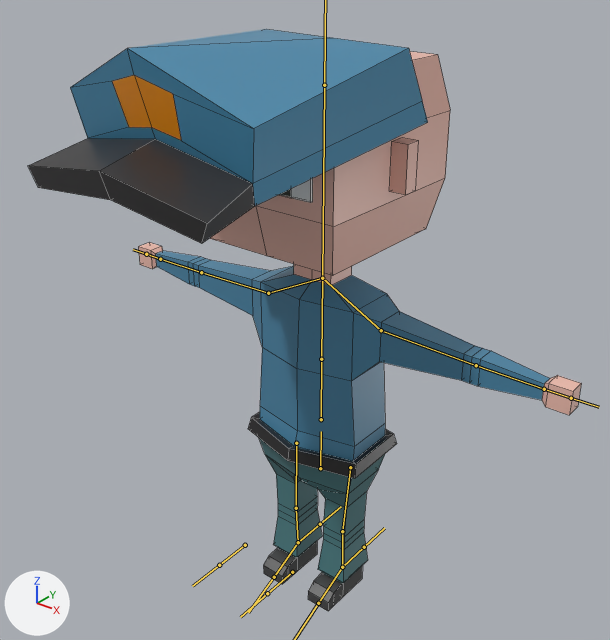
The FBX model Assets/Meshes/Characters/Police.fbx: old version first, new version second.
One viewpoint serves both versions: a camera (50 mm lens) standing at (1.071, -1.402, 1.603) and looking at (0.037, -0.111, 0.802). Every picture has the same lights, and +X, +Y and +Z are marked at lower left. The bones that bend it are drawn over the model as lines. Mesh edges are drawn as thin lines.

Names of what the first picture shows: 'Police', 'Police Hat'.
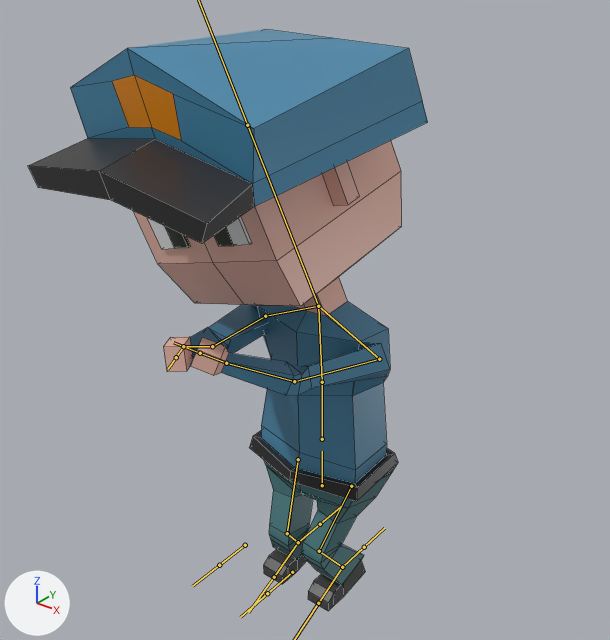
The newer file adds an action. The first version stands in its rest pose; the second is drawn at frame 7 of the action 'PrepareShooting'.

Location of each change, [x1, y1, x2, y2] in pixels of the pictures (610 x 640 px):
```json
{"object": "Police", "change": "posed", "before": [138, 51, 581, 611], "after": [133, 140, 402, 611]}
{"bone": "Root", "before": "(320, 468) to (321, 431)", "after": "(322, 485) to (322, 451)"}
{"bone": "Spine2", "before": "(321, 359) to (322, 278)", "after": "(322, 382) to (318, 306)"}
{"bone": "Head", "before": "(322, 278) to (324, 85)", "after": "(318, 306) to (247, 125)"}
{"bone": "UpperArm.L", "before": "(381, 330) to (476, 365)", "after": "(379, 359) to (294, 381)"}
{"bone": "LowerArm.L", "before": "(476, 365) to (544, 389)", "after": "(294, 381) to (226, 363)"}
{"bone": "Hand.L", "before": "(544, 389) to (571, 398)", "after": "(226, 363) to (200, 353)"}
{"bone": "UpperArm.R", "before": "(268, 293) to (201, 272)", "after": "(265, 316) to (212, 346)"}
{"bone": "LowerArm.R", "before": "(201, 272) to (160, 259)", "after": "(212, 346) to (183, 346)"}
{"bone": "Hand.R", "before": "(160, 259) to (146, 254)", "after": "(183, 346) to (176, 357)"}
{"bone": "UpperLeg.L", "before": "(350, 467) to (342, 531)", "after": "(351, 486) to (319, 551)"}
{"bone": "LowerLeg.L", "before": "(342, 531) to (342, 567)", "after": "(319, 551) to (342, 567)"}
{"bone": "UpperLeg.R", "before": "(296, 443) to (296, 508)", "after": "(298, 459) to (287, 533)"}
{"bone": "LowerLeg.R", "before": "(296, 508) to (298, 542)", "after": "(287, 533) to (298, 542)"}
```

Edits to the scene script, one JSON object a line:
```json
{"block": "bone_root", "where": "bone_root = bpy.data.objects['Armature'].pose.bones['Root']"}
{"op": "set", "path": "bone_root.location", "old": "(0.0, 0.0, 0.0)", "new": "(0.009, -0.046, 0.005)"}
{"op": "set", "path": "bone_root.rotation_quaternion", "old": "(1.0, 0.0, 0.0, 0.0)", "new": "(1.0, 0.025, 0.002, -0.012)", "note": "degrees (0, 0, 0) -> degrees (3, 0, -1)"}
{"block": "bone_spine2", "where": "bone_spine2 = bpy.data.objects['Armature'].pose.bones['Spine2']  # child of 'Spine1'"}
{"op": "set", "path": "bone_spine2.rotation_quaternion", "old": "(1.0, 0.0, 0.0, 0.0)", "new": "(1.0, 0.027, 0.003, 0.0)", "note": "degrees (0, 0, 0) -> degrees (3, 0, 0)"}
{"block": "bone_head", "where": "bone_head = bpy.data.objects['Armature'].pose.bones['Head']  # child of 'Spine2'"}
{"op": "set", "path": "bone_head.rotation_quaternion", "old": "(1.0, 0.0, 0.0, 0.0)", "new": "(0.986, 0.047, -0.019, 0.16)", "note": "degrees (0, 0, 0) -> degrees (5, -3, 18)"}
{"block": "bone_upperarm_l", "where": "bone_upperarm_l = bpy.data.objects['Armature'].pose.bones['UpperArm.L']  # child of 'Shoulder.L'"}
{"op": "set", "path": "bone_upperarm_l.rotation_quaternion", "old": "(1.0, 0.0, 0.0, 0.0)", "new": "(0.494, 0.734, -0.343, -0.316)", "note": "degrees (0, 0, 0) -> degrees (108, 7, -55)"}
{"block": "bone_lowerarm_l", "where": "bone_lowerarm_l = bpy.data.objects['Armature'].pose.bones['LowerArm.L']  # child of 'UpperArm.L'"}
{"op": "set", "path": "bone_lowerarm_l.rotation_quaternion", "old": "(1.0, 0.0, 0.0, 0.0)", "new": "(0.916, 0.169, -0.328, -0.158)", "note": "degrees (0, 0, 0) -> degrees (30, -33, -29)"}
{"block": "bone_hand_l", "where": "bone_hand_l = bpy.data.objects['Armature'].pose.bones['Hand.L']  # child of 'LowerArm.L'"}
{"op": "set", "path": "bone_hand_l.rotation_quaternion", "old": "(1.0, 0.0, 0.0, 0.0)", "new": "(0.985, -0.017, -0.052, -0.161)", "note": "degrees (0, 0, 0) -> degrees (-1, -6, -18)"}
{"block": "bone_upperarm_r", "where": "bone_upperarm_r = bpy.data.objects['Armature'].pose.bones['UpperArm.R']  # child of 'Shoulder.R'"}
{"op": "set", "path": "bone_upperarm_r.rotation_quaternion", "old": "(1.0, 0.0, 0.0, 0.0)", "new": "(0.434, 0.647, 0.453, 0.433)", "note": "degrees (0, 0, 0) -> degrees (105, -10, 78)"}
{"block": "bone_lowerarm_r", "where": "bone_lowerarm_r = bpy.data.objects['Armature'].pose.bones['LowerArm.R']  # child of 'UpperArm.R'"}
{"op": "set", "path": "bone_lowerarm_r.rotation_quaternion", "old": "(1.0, 0.0, 0.0, 0.0)", "new": "(0.956, 0.171, -0.239, 0.015)", "note": "degrees (0, 0, 0) -> degrees (21, -28, -3)"}
{"block": "bone_hand_r", "where": "bone_hand_r = bpy.data.objects['Armature'].pose.bones['Hand.R']  # child of 'LowerArm.R'"}
{"op": "set", "path": "bone_hand_r.rotation_quaternion", "old": "(1.0, 0.0, 0.0, 0.0)", "new": "(0.919, 0.011, -0.337, 0.204)", "note": "degrees (0, 0, 0) -> degrees (-9, -39, 28)"}
{"block": "bone_upperleg_l", "where": "bone_upperleg_l = bpy.data.objects['Armature'].pose.bones['UpperLeg.L']  # child of 'Root'"}
{"op": "set", "path": "bone_upperleg_l.rotation_quaternion", "old": "(1.0, 0.0, 0.0, 0.0)", "new": "(0.979, 0.191, 0.022, -0.071)", "note": "degrees (0, 0, 0) -> degrees (22, 4, -8)"}
{"block": "bone_lowerleg_l", "where": "bone_lowerleg_l = bpy.data.objects['Armature'].pose.bones['LowerLeg.L']  # child of 'UpperLeg.L'"}
{"op": "set", "path": "bone_lowerleg_l.rotation_quaternion", "old": "(1.0, 0.0, 0.0, 0.0)", "new": "(0.87, -0.468, 0.0, 0.152)", "note": "degrees (0, 0, 0) -> degrees (-55, 8, 16)"}
{"block": "bone_foot_l", "where": "bone_foot_l = bpy.data.objects['Armature'].pose.bones['Foot.L']  # child of 'LowerLeg.L'"}
{"op": "set", "path": "bone_foot_l.rotation_quaternion", "old": "(1.0, 0.0, 0.0, 0.0)", "new": "(0.946, 0.311, -0.093, -0.006)", "note": "degrees (0, 0, 0) -> degrees (37, -10, -4)"}
{"block": "bone_upperleg_r", "where": "bone_upperleg_r = bpy.data.objects['Armature'].pose.bones['UpperLeg.R']  # child of 'Root'"}
{"op": "set", "path": "bone_upperleg_r.rotation_quaternion", "old": "(1.0, 0.0, 0.0, 0.0)", "new": "(0.981, 0.185, 0.001, 0.052)", "note": "degrees (0, 0, 0) -> degrees (21, -1, 6)"}
{"block": "bone_lowerleg_r", "where": "bone_lowerleg_r = bpy.data.objects['Armature'].pose.bones['LowerLeg.R']  # child of 'UpperLeg.R'"}
{"op": "set", "path": "bone_lowerleg_r.rotation_quaternion", "old": "(1.0, 0.0, 0.0, 0.0)", "new": "(0.881, -0.45, 0.0, -0.147)", "note": "degrees (0, 0, 0) -> degrees (-53, -8, -15)"}
{"block": "bone_foot_r", "where": "bone_foot_r = bpy.data.objects['Armature'].pose.bones['Foot.R']  # child of 'LowerLeg.R'"}
{"op": "set", "path": "bone_foot_r.rotation_quaternion", "old": "(1.0, 0.0, 0.0, 0.0)", "new": "(0.947, 0.303, 0.1, 0.045)", "note": "degrees (0, 0, 0) -> degrees (36, 9, 9)"}
```
